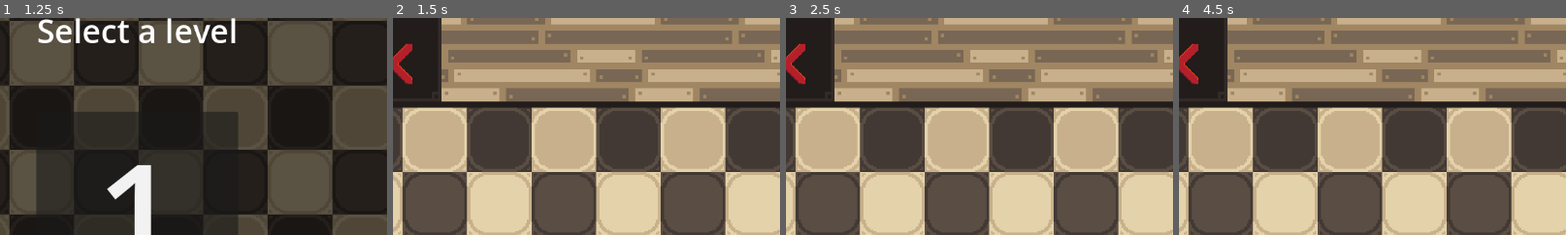
Above: before the commit, frames 1-4 (left to right).
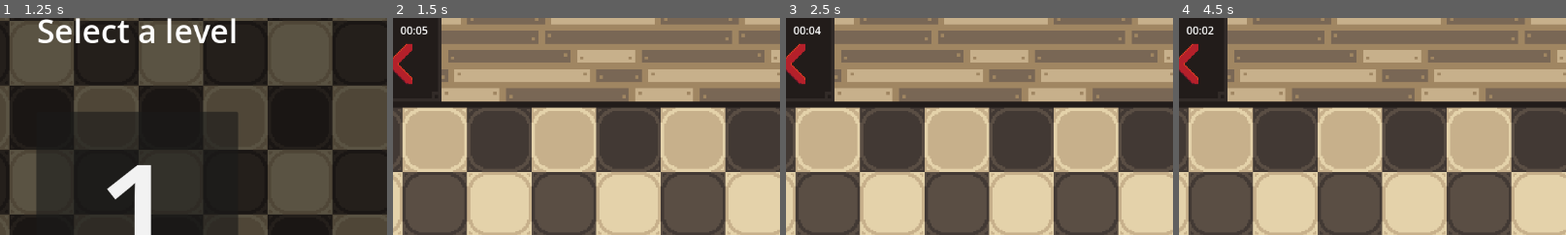
Above: after the commit, the same moments.

Repository: AuraDvin/MvR
Game: Godot game, scene res://levels/menus/main_menu/main_menu.tscn
Same seed, same stepped clock (60 frames per second), same inputs: the game is played once before the commit and once after it.
Inputs (mouse positions are % of the whole screen's width and height, from its top left):
- Up to frame 1 (1.25 s): click (50, 53) at 0.5 s
- Up to frame 2 (1.5 s): click "1" at 1.25 s
- Up to frame 3 (2.5 s): click (5, 13) at 2 s
- Up to frame 4 (4.5 s): click (11, 13) at 2.75 s; click (18, 13) at 3.5 s; click (25, 13) at 4.25 s
The pictures show only the part of the screen within x 32-82%, y 2-52%; the shares and areas given below are measured in that part.

Frame 1 is identical in both runs. In frame 2, 0.2% of the frame differs, in the area x 2-10%, y 3-8%; in frame 3, 0.2%; in frame 4, 0.2%.

Commit message:
timer label in hud

Diff:
--- a/levels/basic_level/basic_level.gd
+++ b/levels/basic_level/basic_level.gd
@@ -54,6 +54,7 @@
 		player.energy=data.energy
 		# Spawn first wave (also updates the timer string)
 		$EnemySpawnTimer.start(5)
+		$ChangeTimerLabel.emit_signal("timeout")
 	else:
 		for tower: Tower in grid_towers.get_children():
 			var tower_pos = Vector2(tower.x, tower.y)
@@ -67,6 +68,7 @@
 
 func _process(delta):
 	local_cooldown -= delta
+	$"../Hud/MarginContainer/HBoxContainer2/VBoxContainer2/resources/TimerLabel".text = timer_text
 	# This is the strin that should be applied to a label's text
 #	 print_debug(timer_text)
 	if stop_spawning:
--- a/levels/menus/hud/hud.tscn
+++ b/levels/menus/hud/hud.tscn
@@ -100,6 +100,9 @@
 size_flags_horizontal = 3
 size_flags_vertical = 0
 
+[node name="TimerLabel" type="Label" parent="MarginContainer/HBoxContainer2/VBoxContainer2/resources"]
+layout_mode = 2
+
 [node name="TextureRect" type="TextureRect" parent="MarginContainer/HBoxContainer2/VBoxContainer2/resources"]
 layout_mode = 2
 size_flags_horizontal = 10
